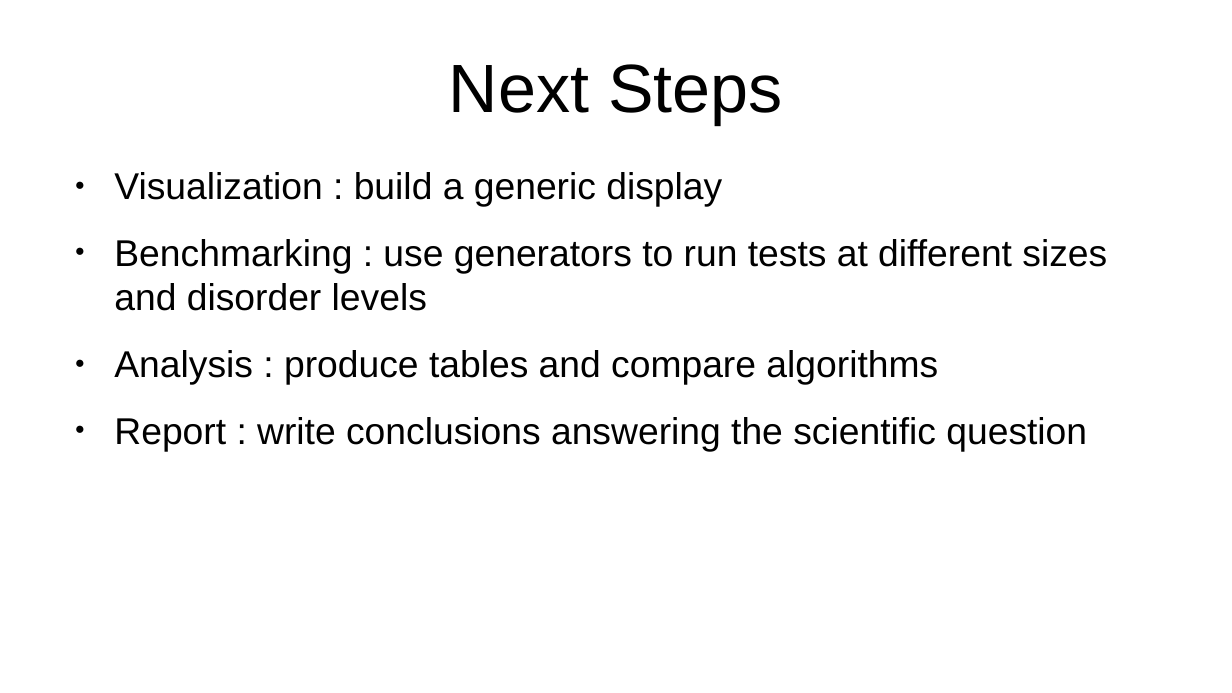
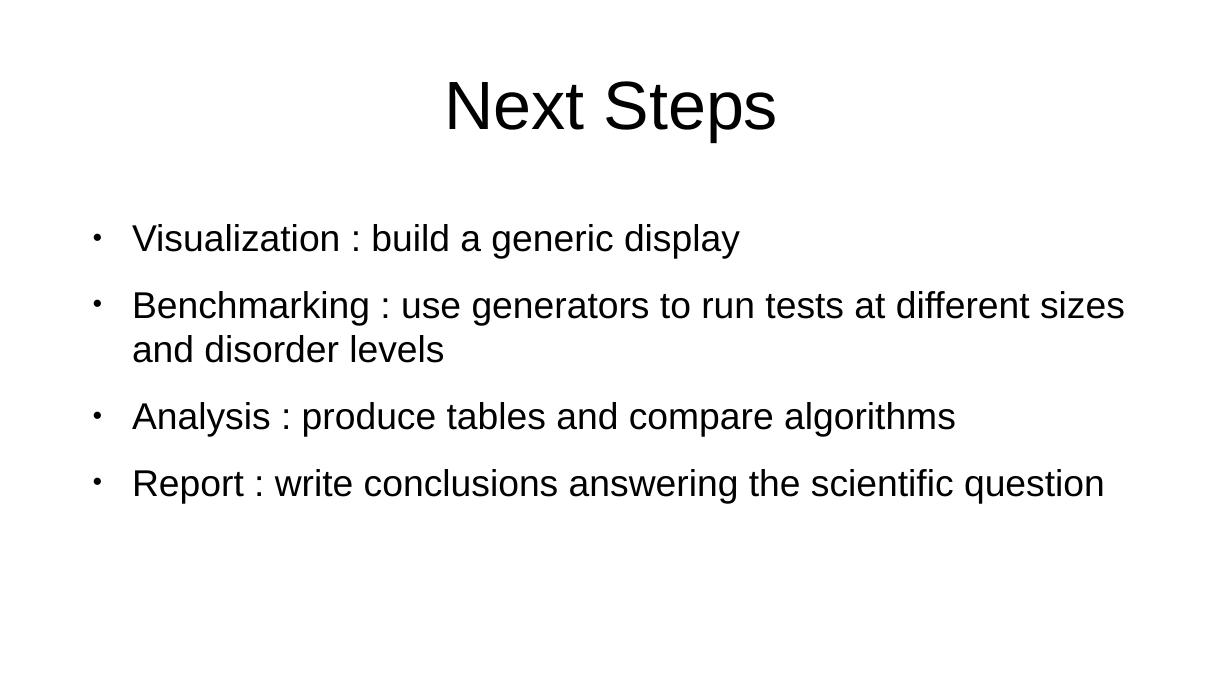
Before and after one commit to tuntuta123/sorting-algorithm-analysis, a slide deck: slide 7 of presentation.odp. Drawn at 1232x693 pixels with LibreOffice and Linux fonts; fonts in the diff are those of the drawing. Boxes give left, top, right and bottom in pixels: in the first picture for what was removed or moved away, otherwise in the second. Text is boxed around its words. In the diff, an @@ line names an element or a change of style, - is before the commit and + after.

```diff
--- a/presentation.odp
+++ b/presentation.odp
@@ title "Next Steps" moved from (x1=449, y1=64, x2=782, y2=125) to (x1=444, y1=81, x2=778, y2=141) @@
@@ text "Visualization : build a generic ..." moved from (x1=114, y1=172, x2=1107, y2=451) to (x1=132, y1=224, x2=1125, y2=503) @@
```
Also in this commit, not shown: 3 other slides changed.
